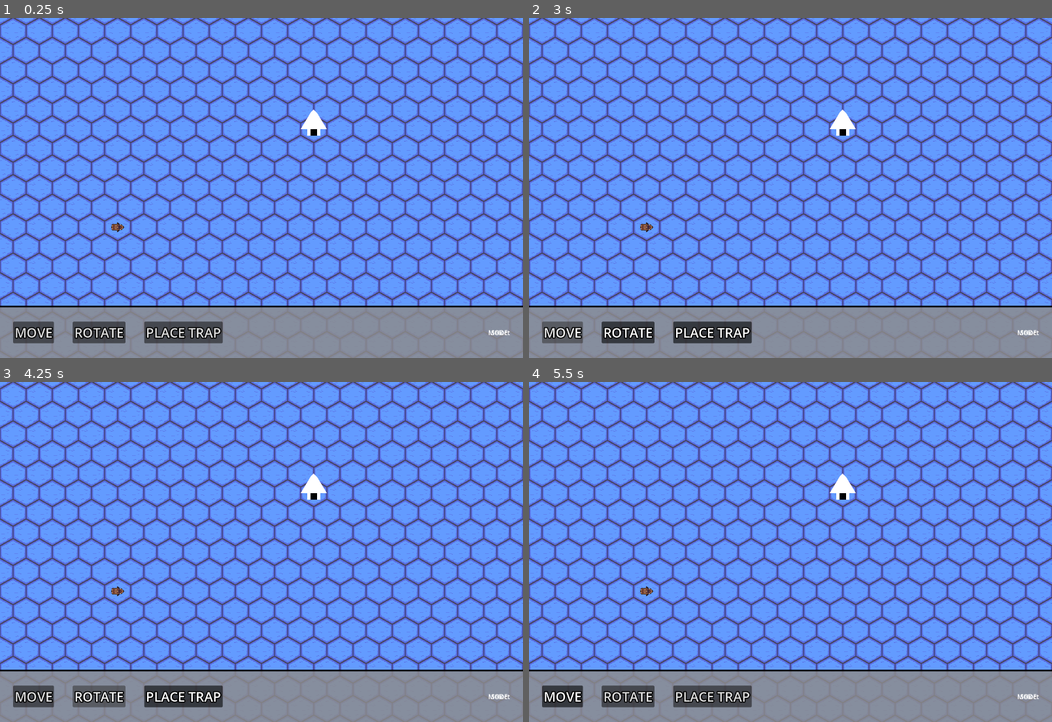
Above: before the commit, frames 1-4 (two rows, left to right).
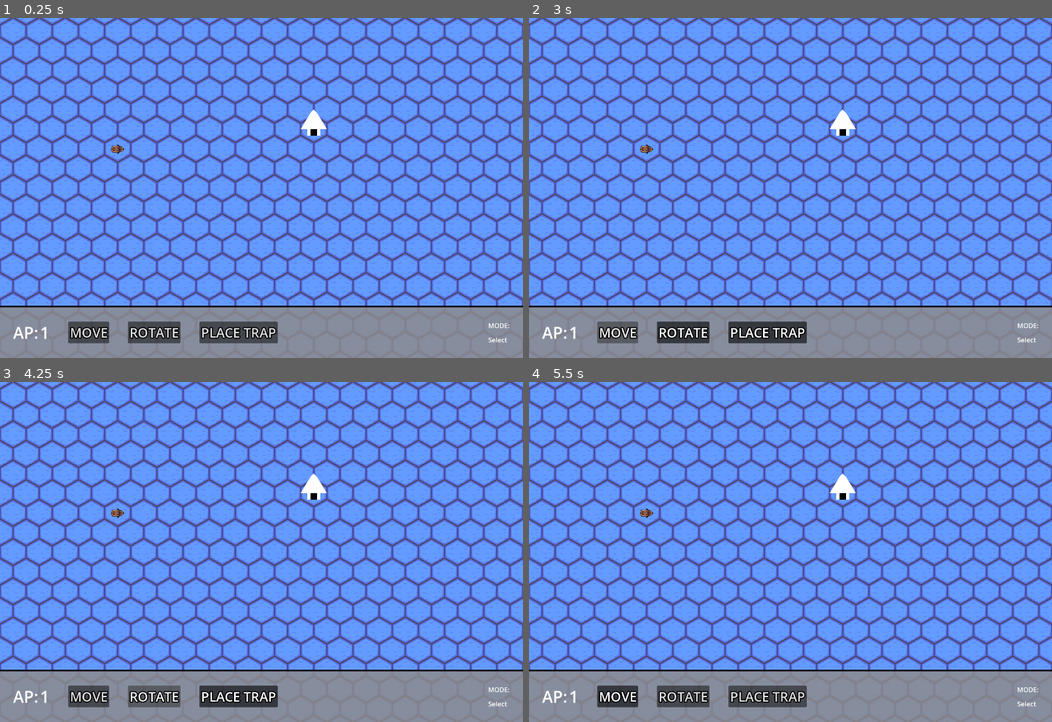
Above: after the commit, the same moments.

Repository: parallax-rat/gwj-90
Game: Godot game, scene res://scenes/test.tscn
The game is run twice, just before and just after one commit, with the same random seed, the same clock (stepped at 60 frames per second) and the same inputs. The project has no main scene, so this scene is started directly.
Inputs:
- Up to frame 1 (0.25 s): no input
- Up to frame 2 (3 s): click "MOVE" at 0.5 s; click "ROTATE" at 1.25 s; click "PLACE TRAP" at 2 s; click "MOVE" at 2.75 s
- Up to frame 3 (4.25 s): click "ROTATE" at 3.5 s
- Up to frame 4 (5.5 s): click "PLACE TRAP" at 4.25 s; click "MOVE" at 5 s

The runs differ from the first frame. In frame 1, 2.5% of the frame differs, in the area x 2-98%, y 37-96%; in frame 2, 2.7%; in frame 3, 2.7%; in frame 4, 2.5%.

Commit message:
grid work

Diff:
--- /dev/null
+++ b/scenes/fog.gdshader
@@ -0,0 +1,71 @@
+shader_type canvas_item;
+
+// Credit for the original shader goes to Gonkee: https://github.com/Gonkee/Gonkees-Shaders/blob/master/fog.shader
+// Pixelate by Godot Shaders: https://godotshaders.com/shader/pixelate/
+
+uniform vec4 color : source_color;
+uniform int OCTAVES = 4;
+uniform bool enable_pixelation = true;
+uniform int pixelation_amount = 150;
+uniform sampler2D fog_mask;  // Texture mask for fog control
+uniform vec2 fog_direction = vec2(1.0, 1.0); // Use -1 and 1 values to change direction. Increase the speed in that direction with values higher/lower than 1
+uniform bool scroll_noise_tex = false;
+uniform vec2 noise_scroll_direction = vec2(1.0, 0.0);  // Direction to scroll the noise texture
+
+float rand(vec2 coord){
+    return fract(sin(dot(coord, vec2(56, 78)) * 1000.0) * 1000.0);
+}
+
+float noise(vec2 coord){
+    vec2 i = floor(coord);
+    vec2 f = fract(coord);
+
+    float a = rand(i);
+    float b = rand(i + vec2(1.0, 0.0));
+    float c = rand(i + vec2(0.0, 1.0));
+    float d = rand(i + vec2(1.0, 1.0));
+
+    vec2 cubic = f * f * (3.0 - 2.0 * f);
+
+    return mix(a, b, cubic.x) + (c - a) * cubic.y * (1.0 - cubic.x) + (d - b) * cubic.x * cubic.y;
+}
+
+float fbm(vec2 coord){
+    float value = 0.0;
+    float scale = 0.5;
+
+    for(int i = 0; i < OCTAVES; i++){
+        value += noise(coord) * scale;
+        coord *= 2.0;
+        scale *= 0.5;
+    }
+    return value;
+}
+
+void fragment() {
+    vec2 grid_uv = UV;
+    if (enable_pixelation) {
+        grid_uv = round(UV * float(pixelation_amount)) / float(pixelation_amount);
+    }
+
+    // Compute noise based on pixelated or non-pixelated coordinates
+    vec2 coord = grid_uv * 20.0;
+
+    // Scroll the noise texture if enabled
+    if (scroll_noise_tex) {
+        coord += noise_scroll_direction * TIME;
+    }
+
+    vec2 motion = vec2(fbm(coord + fog_direction * TIME));
+
+    float final = fbm(coord + motion);
+
+    // Get the fog density from the texture mask
+    float mask_value = texture(fog_mask, UV).r;  // Assuming the mask is grayscale
+
+    // Modulate the fog density by the mask value
+    final *= mask_value;
+
+    // Use the alpha value of the color to control the overall fog opacity
+    COLOR = vec4(color.rgb, final * color.a * 0.5);
+}
--- /dev/null
+++ b/scenes/fog.tscn
@@ -0,0 +1,40 @@
+[gd_scene format=3 uid="uid://b0hog3ngstqbs"]
+
+[ext_resource type="PackedScene" uid="uid://cmi6in65o5kab" path="res://scenes/grid_space.tscn" id="1_ntoob"]
+[ext_resource type="Shader" uid="uid://bqwn4tc5xj1hx" path="res://scenes/fog.gdshader" id="2_e072f"]
+
+[sub_resource type="ShaderMaterial" id="ShaderMaterial_1o7ot"]
+shader = ExtResource("2_e072f")
+shader_parameter/color = Color(0, 0, 0, 1)
+shader_parameter/OCTAVES = 4
+shader_parameter/enable_pixelation = true
+shader_parameter/pixelation_amount = 150
+shader_parameter/fog_direction = Vector2(0.5, -0.5)
+shader_parameter/scroll_noise_tex = false
+shader_parameter/noise_scroll_direction = Vector2(0.8, -0.5)
+
+[node name="Fog" unique_id=94816565 instance=ExtResource("1_ntoob")]
+
+[node name="ColorRect" type="ColorRect" parent="Sprite2D" parent_id_path=PackedInt32Array(1508652628) index="0" unique_id=220482101]
+texture_filter = 1
+material = SubResource("ShaderMaterial_1o7ot")
+offset_left = -32.0
+offset_top = -32.0
+offset_right = 32.0
+offset_bottom = 32.0
+
+[node name="ColorRect2" type="ColorRect" parent="Sprite2D" parent_id_path=PackedInt32Array(1508652628) index="1" unique_id=303273338]
+material = SubResource("ShaderMaterial_1o7ot")
+offset_left = 32.0
+offset_top = -32.0
+offset_right = 96.0
+offset_bottom = 32.0
+rotation = 1.5707964
+
+[node name="ColorRect3" type="ColorRect" parent="Sprite2D" parent_id_path=PackedInt32Array(1508652628) index="2" unique_id=44688494]
+material = SubResource("ShaderMaterial_1o7ot")
+offset_left = 32.0
+offset_top = 32.0
+offset_right = 96.0
+offset_bottom = 96.0
+rotation = -3.1415927
--- a/scenes/game_manager.gd
+++ b/scenes/game_manager.gd
@@ -12,24 +12,25 @@
 
 func _unhandled_input(event: InputEvent) -> void:
 	if Input.is_action_just_pressed("select") and mode == Mode.MOVE:
-		print("move mode enabled")
-		var tile_coords = map.local_to_map(map.to_local(get_global_mouse_position()))
-		print(tile_coords)
+		var clicked_cell = map.local_to_map(map.get_local_mouse_position())
+		var current_occupied_cell = map.local_to_map(to_local(player.global_position))
+		print(current_occupied_cell)
+		if _is_tile_traversable(clicked_cell):
+			var half_tile = Global.HEX_SIZE / 2
+			var cell_move_target = map.map_to_local(clicked_cell) - Vector2(half_tile,half_tile)
+			cell_move_target = to_global(cell_move_target)
+			if !player._can_move_to(cell_move_target, current_occupied_cell):
+				print("Not enough AP to move there")
+				return
+			player._rotate(cell_move_target)
+			player._move(cell_move_target)
 
-		if _is_tile_traversable(tile_coords):
-			var target_world = map.map_to_world(tile_coords)
-			player._rotate(target_world)
-			player._move(target_world)
-
-#region movement
-
-func _is_tile_traversable(tile_coords:Vector2i) -> bool:
-	var data = map.get_cell_tile_data(tile_coords)
-	if data == null:
+func _is_tile_traversable(clicked_cell) -> bool:
+	var data = map.get_cell_tile_data(clicked_cell)
+	if data:
+		return data.get_custom_data("can_traverse")
+	else:
 		return false
-	return data.get_custom_data_by_layer_id(0)
-
-#endregion
 
 func _on_press_button() -> void:
 	action_buttons[0].toggle_mode = true
--- a/scenes/grid_space.tscn
+++ b/scenes/grid_space.tscn
@@ -2,6 +2,19 @@
 
 [ext_resource type="Script" uid="uid://ds4fg6makb0pf" path="res://scenes/grid_space.gd" id="1_bnktq"]
 [ext_resource type="Texture2D" uid="uid://mw62i6m4n881" path="res://assets/Scud/BasicSea.png" id="2_htyn4"]
+[ext_resource type="Shader" uid="uid://bqwn4tc5xj1hx" path="res://scenes/fog.gdshader" id="3_e42ob"]
+[ext_resource type="Texture2D" uid="uid://bbw6u1357wgkd" path="res://assets/light.png" id="4_nl7rr"]
+
+[sub_resource type="ShaderMaterial" id="ShaderMaterial_v6xjd"]
+shader = ExtResource("3_e42ob")
+shader_parameter/color = Color(0, 0, 0, 1)
+shader_parameter/OCTAVES = 4
+shader_parameter/enable_pixelation = true
+shader_parameter/pixelation_amount = 150
+shader_parameter/fog_mask = ExtResource("4_nl7rr")
+shader_parameter/fog_direction = Vector2(1, 1)
+shader_parameter/scroll_noise_tex = false
+shader_parameter/noise_scroll_direction = Vector2(1, 0)
 
 [sub_resource type="RectangleShape2D" id="RectangleShape2D_bnktq"]
 size = Vector2(64, 64)
@@ -14,12 +27,8 @@
 
 [node name="Components" type="Node2D" parent="." unique_id=57922649]
 
-[node name="Sprite2D" type="Sprite2D" parent="Components" unique_id=1508652628]
-texture_filter = 1
-texture_repeat = 1
-texture = ExtResource("2_htyn4")
-
 [node name="GridVisual" type="Polygon2D" parent="Components" unique_id=1420861207]
+visible = false
 clip_children = 1
 light_mask = 16
 visibility_layer = 16
@@ -34,9 +43,8 @@
 polygon = PackedVector2Array(-32, -32, 32, -32, 32, 32, -32, 32)
 
 [node name="Fog" type="Polygon2D" parent="Components" unique_id=39967073]
-visible = false
 z_index = 5
-color = Color(0.051970966, 0.05197096, 0.05197095, 1)
+material = SubResource("ShaderMaterial_v6xjd")
 polygon = PackedVector2Array(-32, -32, 32, -32, 32, 32, -32, 32)
 
 [node name="Hover" type="Polygon2D" parent="Components" unique_id=1863928905]
@@ -53,6 +61,12 @@
 visible = false
 shape = SubResource("RectangleShape2D_bnktq")
 
+[node name="Sprite2D" type="Sprite2D" parent="." unique_id=1508652628]
+clip_children = 1
+texture_filter = 1
+texture_repeat = 1
+texture = ExtResource("2_htyn4")
+
 [connection signal="input_event" from="." to="." method="_on_input_event"]
 [connection signal="mouse_entered" from="." to="." method="_show_hover_highlight"]
 [connection signal="mouse_exited" from="." to="." method="_hide_hover_highlight"]
--- /dev/null
+++ b/scenes/map_manager.gd
@@ -0,0 +1,16 @@
+extends Node2D
+
+@onready var fog_node: PackedScene = preload("res://scenes/fog.tscn")
+@onready var tile_map_layer: TileMapLayer = $"../TileMapLayer"
+@onready var fog_container: Node2D = $Fog
+
+func _ready() -> void:
+	var used_cells: Array[Vector2i] = tile_map_layer.get_used_cells()
+
+	for cell_coord in used_cells:
+		var cell_position: Vector2 = cell_coord * Global.HEX_SIZE
+		cell_position = cell_position + Vector2(Global.HEX_SIZE/2,Global.HEX_SIZE/2)
+		if cell_position.distance_to(%Player.global_position) > Global.HEX_SIZE:
+			var new_fog = fog_node.instantiate()
+			fog_container.add_child(new_fog)
+			new_fog.global_position = cell_position
--- /dev/null
+++ b/scenes/outline.tscn
@@ -0,0 +1,9 @@
+[gd_scene format=3 uid="uid://b2ij264myexew"]
+
+[ext_resource type="PackedScene" uid="uid://cmi6in65o5kab" path="res://scenes/grid_space.tscn" id="1_bgrxn"]
+
+[node name="outline" unique_id=94816565 instance=ExtResource("1_bgrxn")]
+
+[node name="Polygon2D" type="Polygon2D" parent="Sprite2D" parent_id_path=PackedInt32Array(1508652628) index="0" unique_id=1803937573]
+texture_filter = 1
+polygon = PackedVector2Array(-32, -16, 0, -32, 32, -16, 32, 16, 0, 32, -32, 16, -32, -8, -28, -12, -28, 12, 0, 28, 28, 12, 28, -12, 0, -28, -28, -12, -32, -8)
--- a/scenes/player.gd
+++ b/scenes/player.gd
@@ -1,23 +1,49 @@
 class_name Player
 extends Node2D
 
+signal action_points_changed(value)
+
 @onready var scan_range: Area2D = $ScanRange
 @onready var passive_fog_reveal: Area2D = $PassiveFogReveal
+@onready var sprite: Sprite2D = $Sprite2D
 
 var move_tween: Tween
+var current_action_points: int:
+	set(value):
+		current_action_points = value
+		action_points_changed.emit(current_action_points)
+	get:
+		return current_action_points
 
-@export var action_points: int = 1
+@export var starting_action_points: int = 1
+
+@export var move_ap_cost: int = 1
+@export var rotate_ap_cost: int = 1
+@export var trap_ap_cost: int = 1
+@export var new_turn_ap_refresh: int = 1
+
+func _ready() -> void:
+	current_action_points = starting_action_points
+
+func _can_move_to(target:Vector2, current_occupied_cell) -> bool:
+	var distance = global_position.distance_to(target)
+	var ap_cost = distance / Global.HEX_SIZE
+	if ap_cost > current_action_points or distance < 32.0:
+		return false
+	else:
+		return true
 
 func _move(target:Vector2) -> void:
 	if move_tween:
 		move_tween.kill()
 	move_tween = create_tween()
-	move_tween.tween_property(self, "position", target, 1.0).set_ease(Tween.EASE_IN_OUT)
+	move_tween.tween_property(self, "position", target, 0.5).set_ease(Tween.EASE_IN_OUT)
+	current_action_points -= 1
 
 func _rotate(target:Vector2) -> void:
-	var target_rotation = snapped((target - global_position).angle(),45)
-	var t = create_tween()
-	t.tween_property(self,"rotation",target_rotation,0.25).set_ease(Tween.EASE_IN_OUT)
+	sprite.look_at(target)
+	#var t = create_tween()
+	#t.tween_property(sprite,"rotation",target,0.1).set_ease(Tween.EASE_IN_OUT)
 
 func _place_trap(grid_space:GridSpace):
 	print("DEBUG: Placing trap at " + str(snapped(grid_space.global_position,1)))
--- a/scenes/player.tscn
+++ b/scenes/player.tscn
@@ -9,6 +9,7 @@
 
 [node name="DEBUG_SEA" type="Node2D" parent="." unique_id=1739564981]
 visible = false
+position = Vector2(-32, -32)
 
 [node name="Sprite2D2" type="Sprite2D" parent="DEBUG_SEA" unique_id=1872990826]
 texture_filter = 1
@@ -67,22 +68,12 @@
 [node name="Sprite2D" type="Sprite2D" parent="." unique_id=1531603503]
 texture_filter = 1
 texture_repeat = 1
-position = Vector2(48, 16)
-rotation = 1.571371
+rotation = 1.5707964
 texture = ExtResource("2_g2els")
 centered = false
-
-[node name="NavigationAgent2D" type="NavigationAgent2D" parent="." unique_id=889165243]
-path_desired_distance = 1.0
-target_desired_distance = 1.0
-path_max_distance = 16.0
-path_postprocessing = 1
-debug_enabled = true
-debug_use_custom = true
-debug_path_custom_color = Color(0.105882354, 0.9529412, 0, 0.7176471)
+offset = Vector2(-15.429833, -16.234652)
 
 [node name="ScanRange" type="Area2D" parent="." unique_id=245210188]
-position = Vector2(32, 32)
 collision_layer = 16
 
 [node name="CollisionPolygon2D" type="CollisionPolygon2D" parent="ScanRange" unique_id=1364931045]
@@ -91,10 +82,7 @@
 polygon = PackedVector2Array(-112.00001, -62.69387, -5.722046e-06, -141.06122, 112, -62.69388, 1.9073486e-06, 15.67347)
 
 [node name="PassiveFogReveal" type="Area2D" parent="." unique_id=1345862567]
-position = Vector2(32, 32)
 collision_layer = 16
 
 [node name="CollisionPolygon2D" type="CollisionPolygon2D" parent="PassiveFogReveal" unique_id=818443360]
 polygon = PackedVector2Array(-16, 0, 32, -64, 80, 0, 32, 64)
-
-[connection signal="navigation_finished" from="NavigationAgent2D" to="." method="_on_navigation_agent_2d_navigation_finished"]
--- a/scenes/test.tscn
+++ b/scenes/test.tscn
@@ -12,6 +12,9 @@
 border_width_top = 4
 border_color = Color(0, 0, 0, 1)
 
+[sub_resource type="LabelSettings" id="LabelSettings_lpvoh"]
+font_size = 40
+
 [node name="Test" type="Node2D" unique_id=1454434500]
 
 [node name="TileMapLayer" type="TileMapLayer" parent="." unique_id=339087602]
@@ -19,7 +22,8 @@
 tile_set = ExtResource("1_at5dv")
 
 [node name="Player" parent="." unique_id=1154284220 instance=ExtResource("2_iyx0m")]
-position = Vector2(256, 480)
+unique_name_in_owner = true
+position = Vector2(288, 320)
 
 [node name="Destination" parent="." unique_id=1063593230 instance=ExtResource("3_iyx0m")]
 z_index = 5
@@ -37,6 +41,29 @@
 [node name="HBoxContainer" type="HBoxContainer" parent="CanvasLayer/PanelContainer" unique_id=644943242]
 layout_mode = 2
 theme_override_constants/separation = 10
+
+[node name="MarginContainer2" type="MarginContainer" parent="CanvasLayer/PanelContainer/HBoxContainer" unique_id=2017902032]
+layout_mode = 2
+size_flags_horizontal = 0
+size_flags_vertical = 4
+theme_override_constants/margin_left = 32
+theme_override_constants/margin_top = 4
+theme_override_constants/margin_right = 4
+theme_override_constants/margin_bottom = 4
+
+[node name="HBoxContainer" type="HBoxContainer" parent="CanvasLayer/PanelContainer/HBoxContainer/MarginContainer2" unique_id=106480020]
+layout_mode = 2
+
+[node name="Label" type="Label" parent="CanvasLayer/PanelContainer/HBoxContainer/MarginContainer2/HBoxContainer" unique_id=1386207426]
+layout_mode = 2
+text = "AP:"
+label_settings = SubResource("LabelSettings_lpvoh")
+
+[node name="CurrentAPLabel" type="Label" parent="CanvasLayer/PanelContainer/HBoxContainer/MarginContainer2/HBoxContainer" unique_id=1954912142]
+unique_name_in_owner = true
+layout_mode = 2
+text = "1"
+label_settings = SubResource("LabelSettings_lpvoh")
 
 [node name="MarginContainer" type="MarginContainer" parent="CanvasLayer/PanelContainer/HBoxContainer" unique_id=611508647]
 layout_mode = 2
@@ -98,23 +125,37 @@
 toggle_mode = true
 text = "PLACE TRAP"
 
-[node name="MarginContainer2" type="MarginContainer" parent="CanvasLayer/PanelContainer/HBoxContainer" unique_id=803469925]
+[node name="VBoxContainer" type="VBoxContainer" parent="CanvasLayer/PanelContainer/HBoxContainer" unique_id=883665790]
 layout_mode = 2
 size_flags_horizontal = 10
+
+[node name="MarginContainer2" type="MarginContainer" parent="CanvasLayer/PanelContainer/HBoxContainer/VBoxContainer" unique_id=803469925]
+layout_mode = 2
+size_flags_horizontal = 3
+size_flags_vertical = 10
 theme_override_constants/margin_left = 4
 theme_override_constants/margin_top = 4
 theme_override_constants/margin_right = 32
 theme_override_constants/margin_bottom = 4
 
-[node name="Label" type="Label" parent="CanvasLayer/PanelContainer/HBoxContainer/MarginContainer2" unique_id=597085871]
+[node name="Label" type="Label" parent="CanvasLayer/PanelContainer/HBoxContainer/VBoxContainer/MarginContainer2" unique_id=597085871]
 layout_mode = 2
-size_flags_horizontal = 10
+size_flags_horizontal = 3
+size_flags_vertical = 1
 text = "MODE:"
 
-[node name="CurrentModeLabel" type="Label" parent="CanvasLayer/PanelContainer/HBoxContainer/MarginContainer2" unique_id=442335111]
+[node name="MarginContainer5" type="MarginContainer" parent="CanvasLayer/PanelContainer/HBoxContainer/VBoxContainer" unique_id=1367130731]
+layout_mode = 2
+size_flags_vertical = 2
+theme_override_constants/margin_left = 4
+theme_override_constants/margin_top = 4
+theme_override_constants/margin_right = 32
+theme_override_constants/margin_bottom = 4
+
+[node name="CurrentModeLabel" type="Label" parent="CanvasLayer/PanelContainer/HBoxContainer/VBoxContainer/MarginContainer5" unique_id=442335111]
 unique_name_in_owner = true
 layout_mode = 2
-size_flags_horizontal = 10
+size_flags_vertical = 1
 text = "Select"
 
 [node name="UIManager" type="Control" parent="CanvasLayer" unique_id=323848602]
@@ -127,3 +168,7 @@
 
 [node name="GameManager" type="Node2D" parent="." unique_id=1886284364]
 script = ExtResource("6_lpvoh")
+
+[node name="MapManager" type="Node2D" parent="." unique_id=209420193]
+
+[node name="Fog" type="Node2D" parent="MapManager" unique_id=1488184095]
--- a/scenes/ui_manager.gd
+++ b/scenes/ui_manager.gd
@@ -1,9 +1,11 @@
 extends Node
 #region Buttons
 
+var player: Player
 @onready var move_button: Button = %MoveButton
 @onready var rotate_button: Button = %RotateButton
 @onready var trap_button: Button = %TrapButton
+@onready var current_ap_label: Label = %CurrentAPLabel
 
 #endregion
 
@@ -13,6 +15,12 @@
 
 #endregion
 
+func _ready() -> void:
+	player = get_tree().get_nodes_in_group("player")[0]
+	player.action_points_changed.connect(_update_ap_label)
+
+func _update_ap_label(new_ap_value:int) -> void:
+	current_ap_label.text = str(new_ap_value)
 
 func _update_mode_name(new_mode:int) -> void:
 	pass
--- a/src/global.gd
+++ b/src/global.gd
@@ -1,4 +1,3 @@
 extends Node
 
-const GRID_SIZE = 32
-const GRID_SQUARE = Vector2(GRID_SIZE,GRID_SIZE)
+const HEX_SIZE = 64
Not shown, added: scenes/fog.gdshader.uid
Not shown, added: scenes/map_manager.gd.uid
